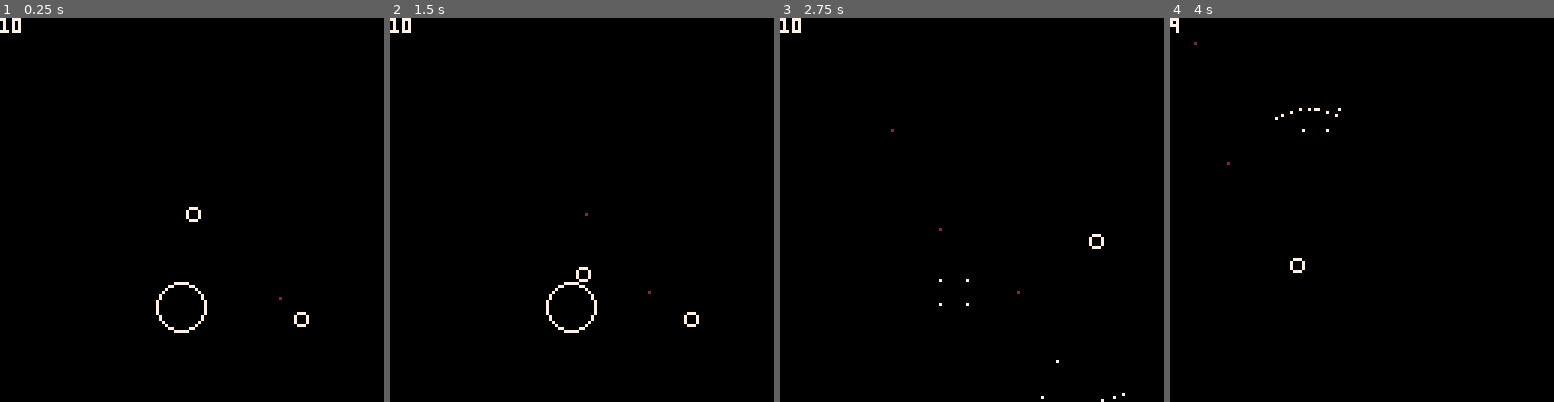
Above: before the commit, frames 1-4 (left to right).
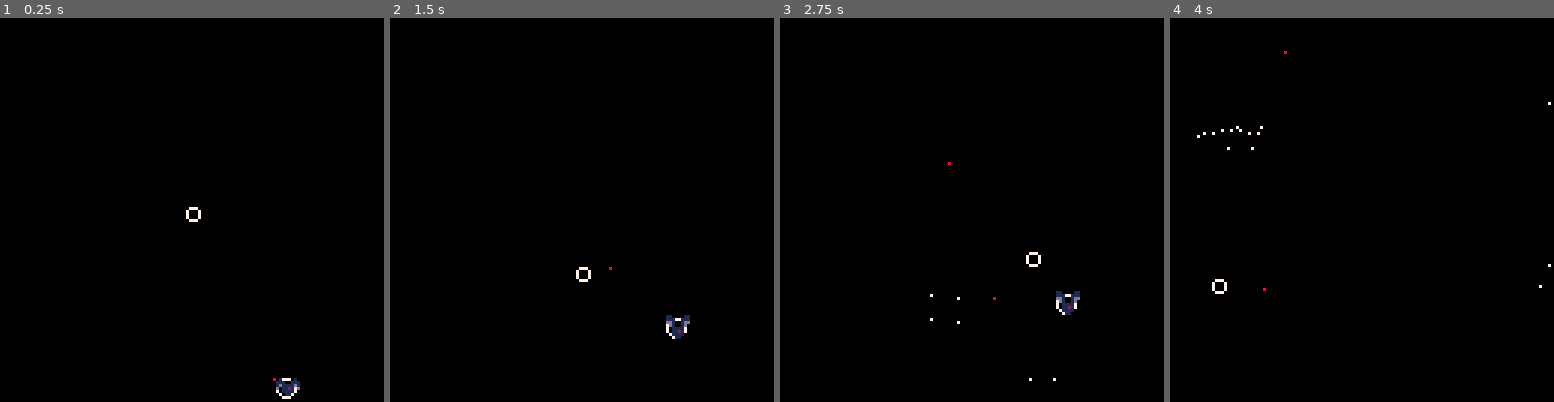
Above: after the commit, the same moments.

Repository: GraulierBrice/LudumDare48
Game: PICO-8 cartridge ludum-dare-48.p8
Two runs of this game, one before a commit and one after it. Both use one fixed random seed, a clock stepped at 60 frames per second and the inputs below.
Inputs:
- Up to frame 1 (0.25 s): no input
- Up to frame 2 (1.5 s): tap X (X key) at 1.07 s
- Up to frame 3 (2.75 s): hold Left 1.97-2.37 s; tap X (X key) at 2.07, 2.4, 2.73 s; hold Down from 2.42 s (still down)
- Up to frame 4 (4 s): release Down at 2.82 s; hold Right 2.87-3.53 s; tap X (X key) at 3.07, 3.4, 3.73 s; hold Up from 3.58 s (still down)

The runs differ from the first frame. In frame 1, 0.7% of the frame differs, in the area x 0-81%, y 0-100%; in frame 2, 0.7%, in the area x 0-81%, y 0-84%; in frame 3, 0.7%; in frame 4, 0.4%.

Commit message:
ça marche et ça casse pas

Diff:
--- a/ludum-dare-48.p8
+++ b/ludum-dare-48.p8
@@ -4,7 +4,7 @@
 
 function _init()
 	physics_start(1/30)
-    rigidbody(60, 96, 8, 0, 0.5, 0.5, nil, 10)
+    --rigidbody(60, 96, 8, 0, 0.5, 0.5, nil, 10)
 	init_bullets(256)
 	add(enemies, spawn_bat())
 	spawn_player()
@@ -24,7 +24,8 @@
 		col_draw(colliders[i])
 	end
 	draw_bullets()
-	print(player.hp,0,0,7)
+	draw_enemies()
+	--print(enemies[1].hp,0,0,7)
 	light()
 end
 
@@ -166,7 +167,7 @@
 	local bspeed=vector(128,128)
 	local n=8
 	for i=1,8 do
-		bullet_straight(vec_add(player.pos, vec_mul(dir, vector(player.radius,player.radius))), vec_mul(vec_norm(vec_add(dir, vector(((i-n/2)/n)*dir.y,((i-n/2)/n)*dir.x))),bspeed), 7, 0, 12)
+		bullet_straight(vec_add(player.pos, vec_mul(dir, vector(player.radius,player.radius))), vec_mul(vec_norm(vec_add(dir, vector(((i-n/2)/n)*dir.y,((i-n/2)/n)*dir.x))),bspeed), 7, 0, 8)
 	end
 end
 
@@ -176,22 +177,56 @@
 enemies = {}
 
 function spawn_bat()
-	local bat= rigidbody(100, 100, 2, 0.5, 4, 0.4, nil, 20)
+	local bat= rigidbody(rnd()*128, 128, 3, 0.5, 4, 0.4, nil, 100)
+	bat.sprites = {0,0,0,1,1,1}
 	bat.flag = 1
+	bat.frame = 0
 	bat.reshoot = time()
 	bat.update = function()
+		bat.vel.y = 10*(player.pos.y - bat.pos.y) / abs(bat.pos.y - player.pos.y)
 		if(time() > bat.reshoot) then
-			bullet_straight(bat.pos, vec_mul(vec_norm(vec_sub(player.pos, bat.pos)), vector(32,32)), 2, 1, 1)
-			bat.reshoot = time()+1
-		end
+			bullet_straight(bat.pos, vec_mul(vec_norm(vec_sub(player.pos, bat.pos)), vector(32,32)), 8, 1, 1)
+			bat.reshoot = time()+2
+		end
+		bat.frame = (bat.frame + 1) % 6
+	end
+	bat.draw = function()
+		spr(bat.sprites[bat.frame+1], bat.pos.x-3, bat.pos.y-4)
 	end
 	return bat
 end
+
+function spawn_spider()
+	local spider= rigidbody(30,30, 5, 0.5, 4, 0.4, nil, 30)
+	spider.sprites = {0,1}
+	spider.flag = 1
+	spider.reshoot = time()
+	spider.update = function()
+		if(time() > spider.reshoot) then
+		local n = 24
+			for i=1,n do
+				bullet_straight(spider.pos, vec_mul(vector(cos(i/n),sin(i/n)),vector(32,32)), 8, 1, 1)
+			end
+		spider.reshoot = time() + 5
+		end
+	end
+	spider.draw = function ()
+
+	end
+	return spider
+end
+
 
 function update_enemies()
 	for i=1,#enemies do
 		enemies[i].update()
 		rb_update(enemies[i])
+	end
+end
+
+function draw_enemies()
+	for e in all(enemies) do
+		e.draw()
 	end
 end
 
@@ -364,3 +399,12 @@
 function inv_tr_point(t, p)
 	return vec_add(p, t.pos)
 end
+__gfx__
+00000000110000110000000000000000000000000000000000000000000000000000000000000000000000000000000000000000000000000000000000000000
+01000010111001110000000000000000000000000000000000000000000000000000000000000000000000000000000000000000000000000000000000000000
+11100111dd1001dd0000000000000000000000000000000000000000000000000000000000000000000000000000000000000000000000000000000000000000
+1d1111d10d1001d00000000000000000000000000000000000000000000000000000000000000000000000000000000000000000000000000000000000000000
+d011210d001111000000000000000000000000000000000000000000000000000000000000000000000000000000000000000000000000000000000000000000
+00111100001121000000000000000000000000000000000000000000000000000000000000000000000000000000000000000000000000000000000000000000
+00011000001111000000000000000000000000000000000000000000000000000000000000000000000000000000000000000000000000000000000000000000
+00000000000110000000000000000000000000000000000000000000000000000000000000000000000000000000000000000000000000000000000000000000
